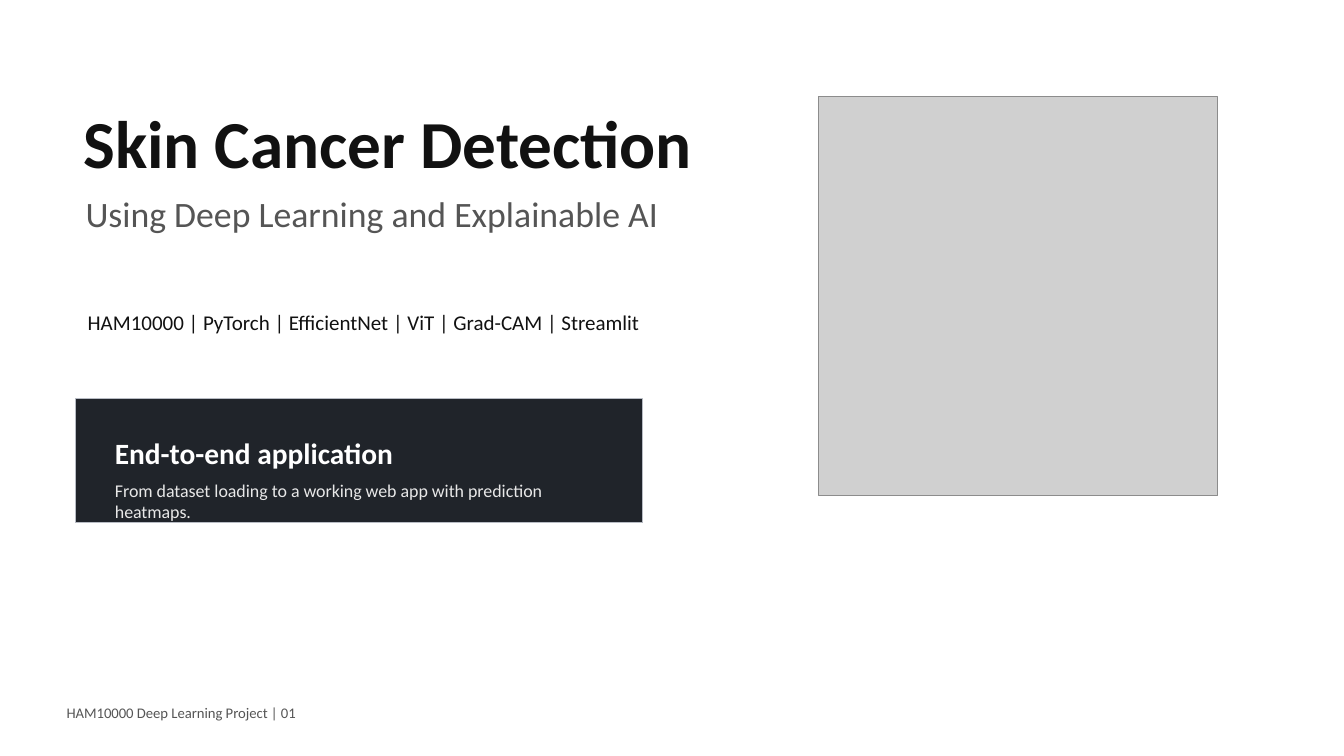
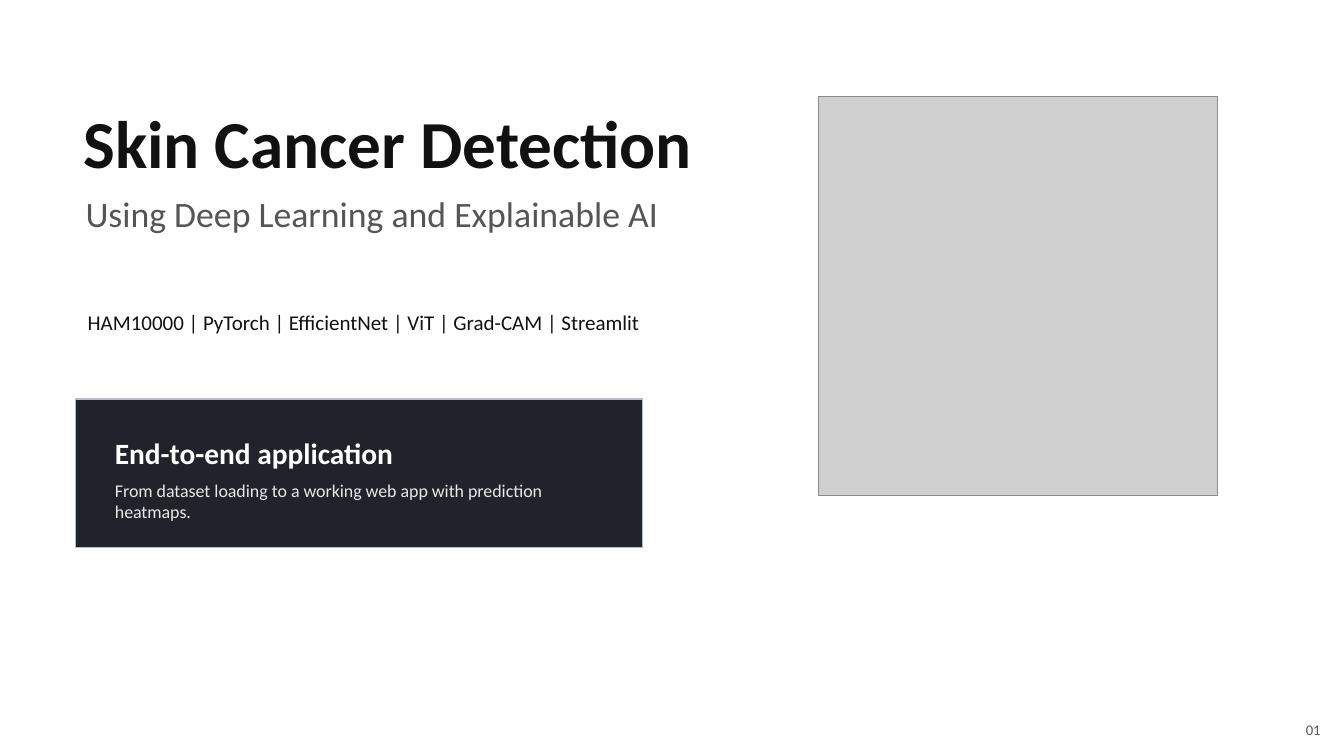
Before and after one commit to manasamarigoli15/Skin-Cancer-Detection, a slide deck: slide 1 of outputs/Skin_Cancer_Detection_XAI_Presentation.pptx. Drawn at 1344x756 pixels with LibreOffice and Linux fonts; fonts in the diff are those of the drawing; grey boxes stand for pictures. Boxes give left, top, right and bottom in pixels: in the first picture for what was removed or moved away, otherwise in the second. Text is boxed around its words. In the diff, an @@ line names an element or a change of style, - is before the commit and + after.

```diff
--- a/outputs/Skin_Cancer_Detection_XAI_Presentation.pptx
+++ b/outputs/Skin_Cancer_Detection_XAI_Presentation.pptx
@@ rectangle: place and size @@
-rectangle at <box>76,399,642,523</box>
+rectangle at <box>76,399,642,547</box>
@@ text at <box>1306,725,1321,735</box>: text changed @@
-HAM10000 Deep Learning Project | 01
+01
```
Also in this commit, not shown: 11 other slides changed, 1 other file.
